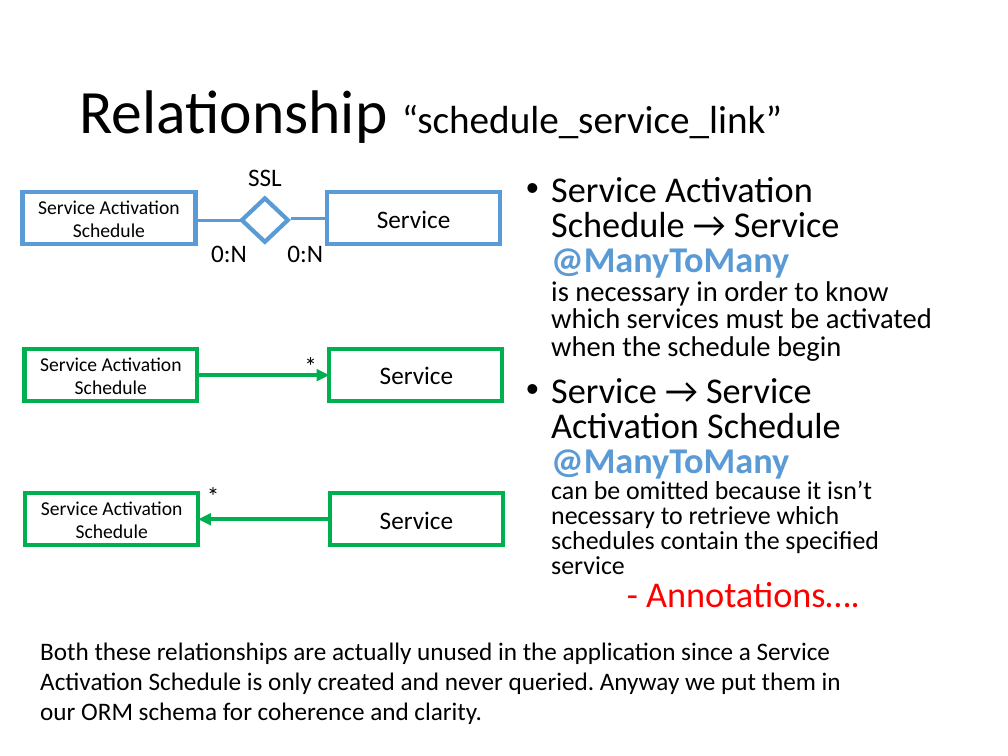
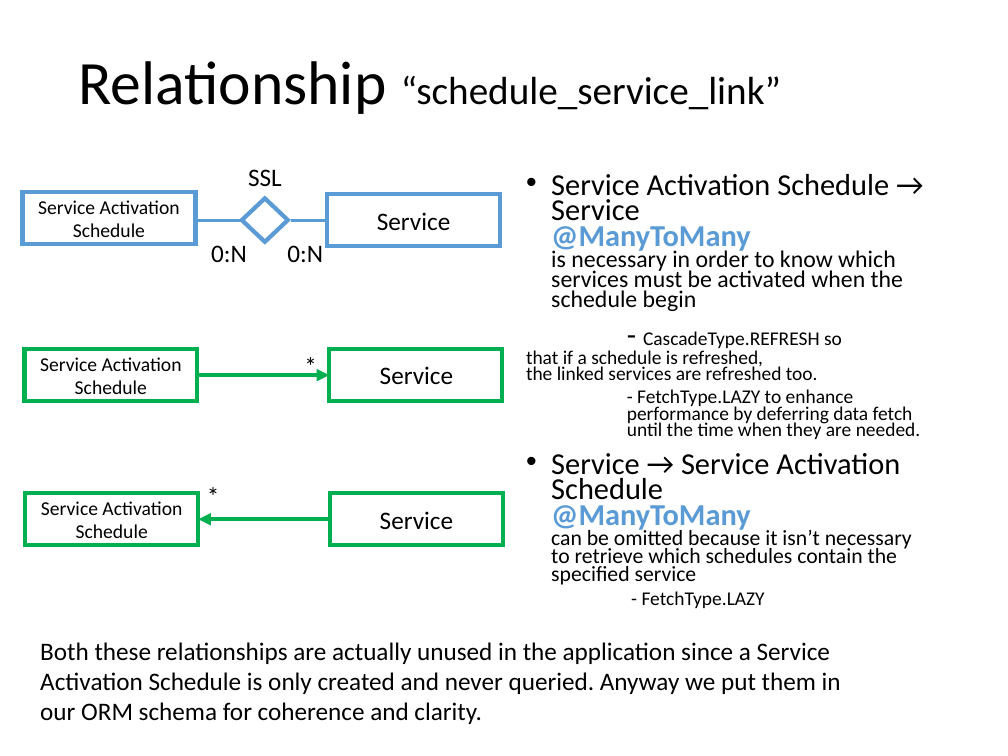
Before and after one commit to andrearestelli/db2-project, a slide deck: slide 50 of docs/documentation.pptx (slide 44 before the commit). Drawn at 1008x756 pixels with LibreOffice and Linux fonts; fonts in the diff are those of the drawing. Boxes give left, top, right and bottom in pixels: in the first picture for what was removed or moved away, otherwise in the second. Text is boxed around its words. In the diff, an @@ line names an element or a change of style, - is before the commit and + after.

```diff
--- a/docs/documentation.pptx
+++ b/docs/documentation.pptx
@@ title "Relationship “schedule_service_link”": place and size @@
-title "Relationship “schedule_service_link”" at bbox=[79, 90, 782, 143]
+title "Relationship “schedule_service_link”" at bbox=[78, 61, 781, 114]
@@ text at bbox=[551, 174, 903, 311]: size 25.9 to 21.7 pt in "Service Activation Schedule → Service @ManyToMany"; size 20.4 to 17.1 pt in "is necessary in order to know which ..."; line spacing 0.8 to 0.7 @@
@@ text at bbox=[526, 331, 921, 608]: text changed; size 18.5 to 13.9 pt @@
-• Service → Service Activation Schedule
-  @ManyToMany
-  can be omitted because it isn’t necessary to retrieve which schedules contain the specified service
-  - Annotations….
+- CascadeType.REFRESH so that if a schedule is refreshed, the linked services are refreshed too.
+    - FetchType.LAZY to enhance performance by deferring data fetch until the time when they are needed.
+• Service → Service Activation Schedule
+  @ManyToMany
+  can be omitted because it isn’t necessary to retrieve which schedules contain the specified service
+  - FetchType.LAZY
```
Also in this commit, not shown: 6 other slides changed, 17 slides added, 2 slides removed, 2 other files.
